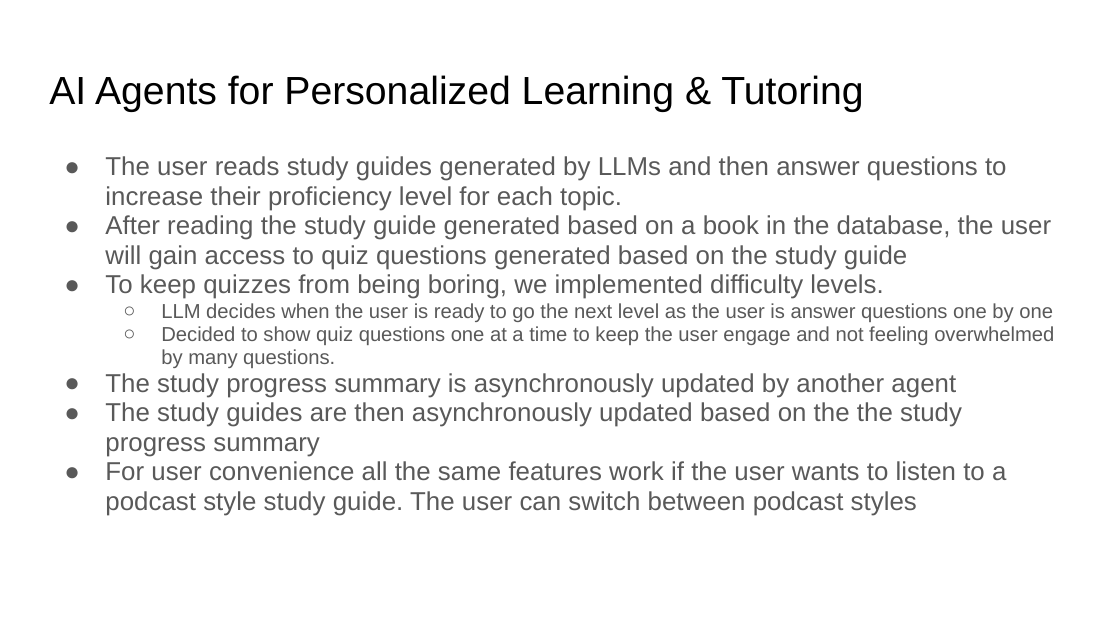
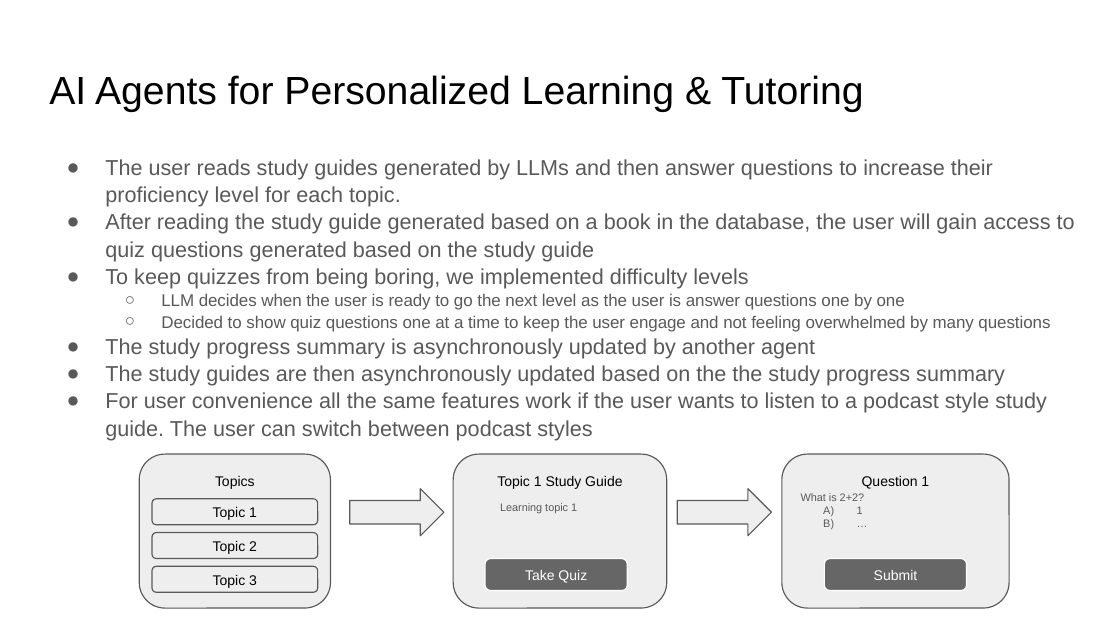
Before and after one commit to breba-hackathon/tutor, a slide deck: slide 3 of presentation/Tutor Agent Presentation.pptx (slide 2 before the commit). Drawn at 1120x630 pixels with LibreOffice and Linux fonts; fonts in the diff are those of the drawing. Boxes give left, top, right and bottom in pixels: in the first picture for what was removed or moved away, otherwise in the second. Text is boxed around its words. In the diff, an @@ line names an element or a change of style, - is before the commit and + after.

```diff
--- a/presentation/Tutor Agent Presentation.pptx
+++ b/presentation/Tutor Agent Presentation.pptx
@@ text at (x1=105, y1=159, x2=1075, y2=441): size 16.6 to 13.9 pt in "The user reads study guides generated by ...", "After reading the study guide generated based ...", "The study progress summary is asynchronously updated ...", "The study guides are then asynchronously updated ..." and 1 more places; size 12.9 to 10.8 pt in "LLM decides when the user is ready ..."; indent changed; line spacing 0.95 to 1.05 @@
@@ text at (x1=105, y1=268, x2=748, y2=289): text changed; size 16.6 to 13.9 pt @@
-● To keep quizzes from being boring, we implemented difficulty levels.
+● To keep quizzes from being boring, we implemented difficulty levels
@@ text at (x1=161, y1=315, x2=1050, y2=332): text changed; size 12.9 to 10.8 pt @@
-  ○ Decided to show quiz questions one at a time to keep the user engage and not feeling overwhelmed by many questions.
+  ○ Decided to show quiz questions one at a time to keep the user engage and not feeling overwhelmed by many questions
@@ rounded rectangle added at (x1=139, y1=454, x2=330, y2=608), fill #EEEEEE, outline #595959 0.75 pt, 9 pt, text #000000 @@
+Topics
@@ rounded rectangle added at (x1=454, y1=454, x2=668, y2=608), fill #EEEEEE, outline #595959 0.75 pt, 9 pt, text #000000 @@
+Topic 1 Study Guide
@@ rounded rectangle added at (x1=782, y1=454, x2=1009, y2=608), fill #EEEEEE, outline #595959 0.75 pt, 9 pt, text #000000 @@
+Question 1
@@ rounded rectangle added at (x1=152, y1=498, x2=318, y2=524), fill #EEEEEE, outline #595959 0.75 pt, 9 pt, text #000000 @@
+Topic 1
@@ right arrow added at (x1=349, y1=488, x2=444, y2=535), fill #EEEEEE, outline #595959 0.75 pt @@
@@ text added at (x1=500, y1=503, x2=577, y2=513), 7 pt, text #595959 @@
+Learning topic 1
@@ right arrow added at (x1=678, y1=488, x2=772, y2=535), fill #EEEEEE, outline #595959 0.75 pt @@
@@ text added at (x1=801, y1=493, x2=864, y2=514), 7 pt, text #595959 @@
+What is 2+2?
+A) 1
+B) …
@@ rounded rectangle added at (x1=152, y1=533, x2=318, y2=559), fill #EEEEEE, outline #595959 0.75 pt, 9 pt, text #000000 @@
+Topic 2
@@ rounded rectangle added at (x1=152, y1=567, x2=318, y2=592), fill #EEEEEE, outline #595959 0.75 pt, 9 pt, text #000000 @@
+Topic 3
@@ rounded rectangle added at (x1=485, y1=559, x2=627, y2=590), fill #666666, outline #FFFFFF 0.75 pt, 9 pt, text #FFFFFF @@
+Take Quiz
@@ rounded rectangle added at (x1=824, y1=559, x2=967, y2=590), fill #666666, outline #FFFFFF 0.75 pt, 9 pt, text #FFFFFF @@
+Submit
```
Also in this commit, not shown: 3 other slides changed, 3 slides added, 1 slide removed.
